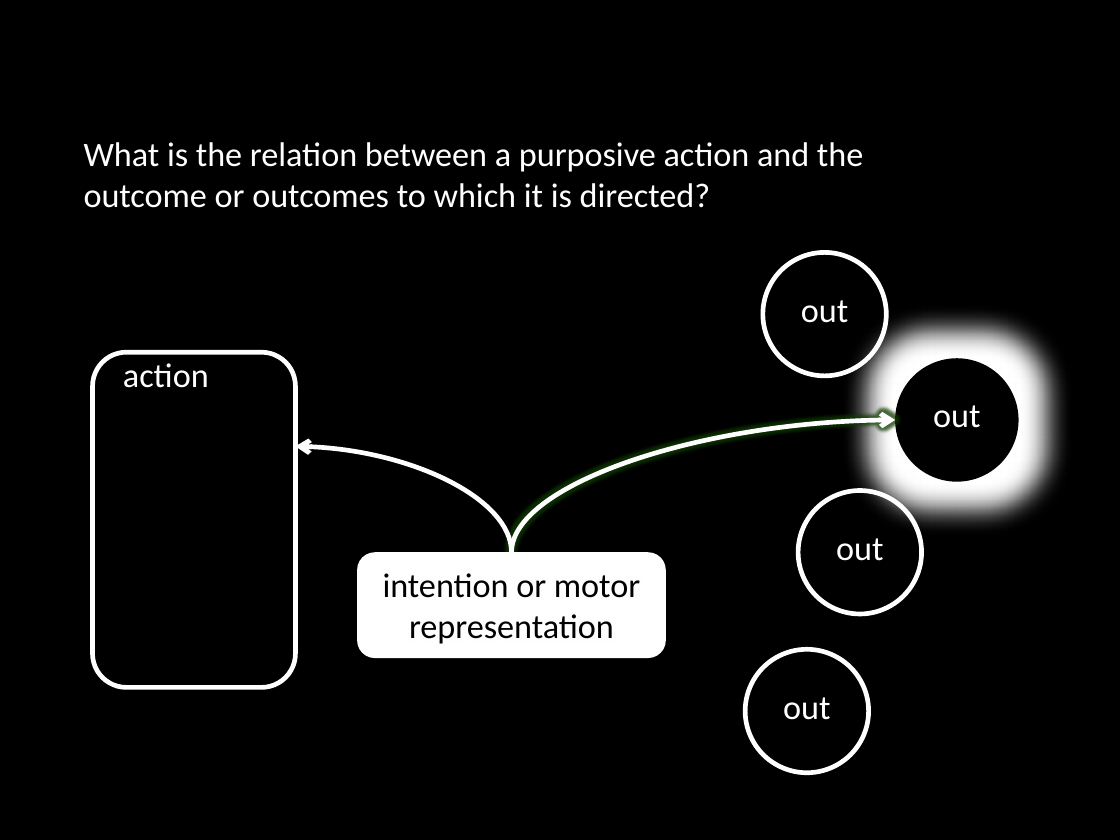
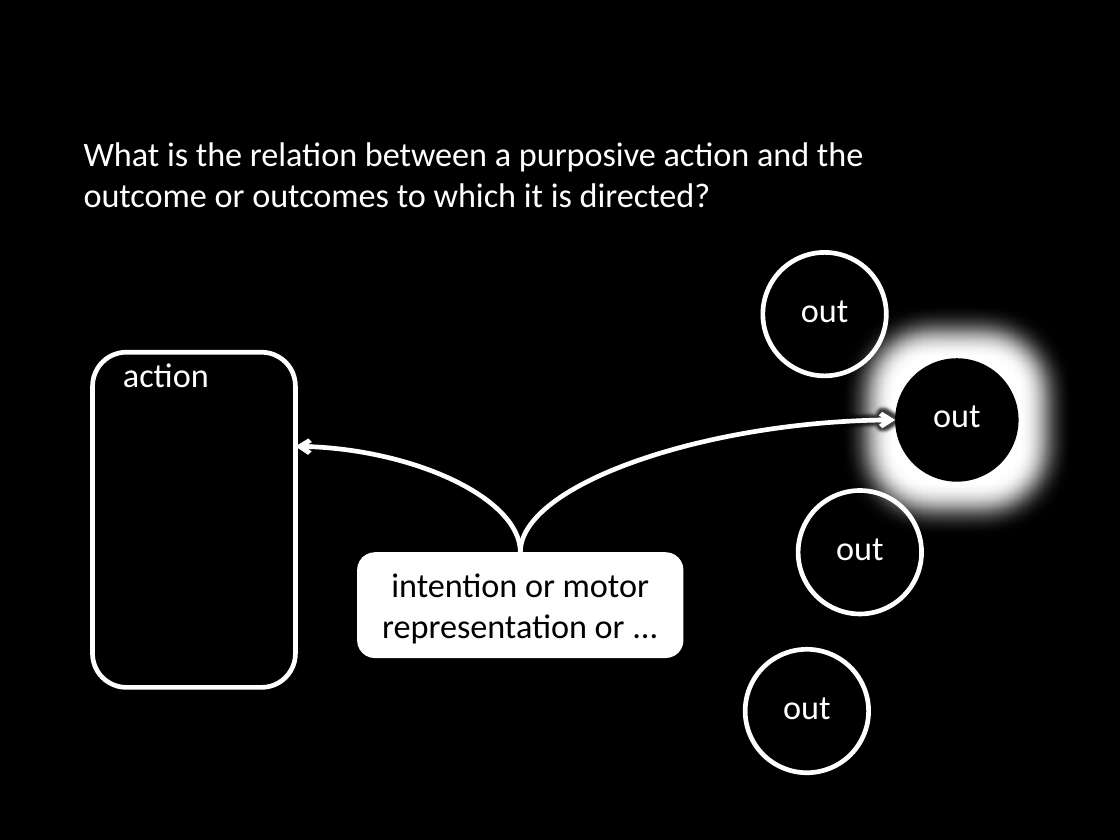
Before and after one commit to butterfill/lecture_mindreading_joint_action_philosophical_tools, a slide deck: slide 65 of lecture05 actions intentions goals/lecture05.ppt.pptx (slide 63 before the commit). Drawn at 1120x840 pixels with LibreOffice and Linux fonts; fonts in the diff are those of the drawing. Boxes give left, top, right and bottom in pixels: in the first picture for what was removed or moved away, otherwise in the second. Text is boxed around its words. In the diff, an @@ line names an element or a change of style, - is before the commit and + after.

```diff
--- a/lecture05 actions intentions goals/lecture05.ppt.pptx
+++ b/lecture05 actions intentions goals/lecture05.ppt.pptx
@@ curved arrow moved from (512, 552) - (296, 447) to (521, 552) - (296, 447) @@
@@ curved arrow moved from (512, 552) - (895, 420) to (521, 552) - (895, 420) @@
@@ rounded rectangle "intention or motor representation or ...": place and size @@
-rounded rectangle "intention or motor representation or ..." at [357, 552, 666, 657]
+rounded rectangle "intention or motor representation or ..." at [357, 552, 683, 657]
@@ text in rounded rectangle at [382, 573, 649, 644]: text changed @@
-intention or motor representation
+intention or motor representation or ...
```
Also in this commit, not shown: 1 other slide changed, 8 slides added, 4 slides removed, 5 other files.
